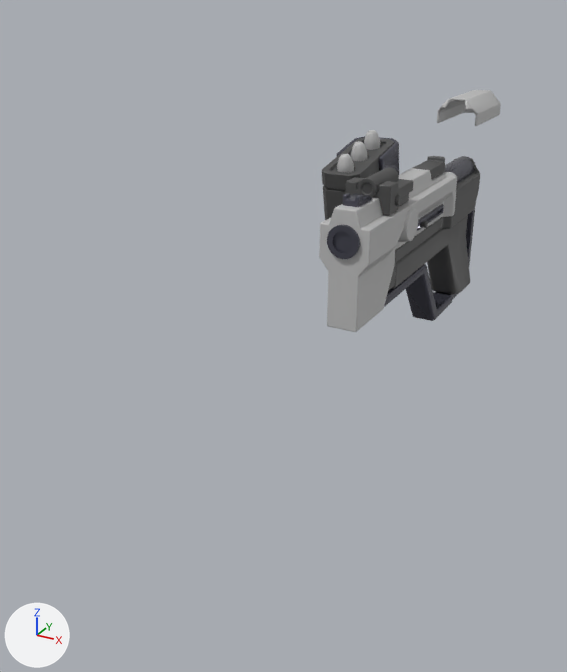
Before and after pictures for a commit that changed the glTF model assets/3D Models/Gun/Gun.glb.
Both versions are drawn from a camera (50 mm lens) standing at (6.18, -17.52, 5.66) and looking at (-1.17, -4.16, -1.02). The axes (+X, +Y, +Z) are drawn at lower left. The lights are the same throughout. Where no turn or scale is listed for an object, it has been applied to the vertices.
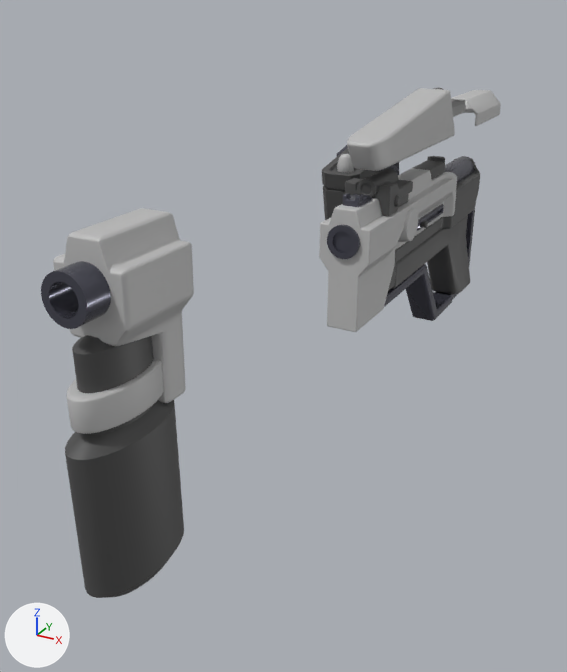
What changed in the scene script:
```text
Add me_cylinder_008:
    me_cylinder_008.from_pydata(...)  # 128 vertices, 256 faces; spans x -0.343..0.343, y -9.777..-9.305, z -0.321..0.365
    me_cylinder_008.materials.append(mat_metal_001)  # dark grey #585864
Add me_cylinder_007:
    me_cylinder_007.from_pydata(...)  # 576 vertices, 1148 faces; spans x -0.46..0.46, y -0.98..0.98, z -1.28..2.48
    # faces by material slot: [444, 704]
    me_cylinder_007.materials.append(mat_dark_grey)  # dark grey #4b4b4b
    me_cylinder_007.materials.append(mat_light_grey_001)  # grey #bdbdbd
Add me_cube_011:
    me_cube_011.from_pydata(...)  # 412 vertices, 820 faces; spans x -0.55..0.55, y -9.44..-8.03, z -1.18..1.37
    me_cube_011.materials.append(mat_light_grey)  # grey #bdbdbd
Add me_cube_012:
    me_cube_012.from_pydata(...)  # 284 vertices, 564 faces; spans x -0.41..0.41, y -2.93..2.1, z 0.03..1.22
    me_cube_012.materials.append(mat_light_grey)  # grey #bdbdbd
Add ob_cylinder_008:
    ob_cylinder_008 = bpy.data.objects.new('Cylinder.008', me_cylinder_008)
    ob_cylinder_008.location = (0.0, -1.66, 2.44)
Add ob_cylinder_007:
    ob_cylinder_007 = bpy.data.objects.new('Cylinder.007', me_cylinder_007)
    ob_cylinder_007.location = (0.0, -10.64, -0.61)
Add ob_cube_011:
    ob_cube_011 = bpy.data.objects.new('Cube.011', me_cube_011)
    ob_cube_011.location = (0.0, -1.6, 1.74)
Add ob_cube_012:
    ob_cube_012 = bpy.data.objects.new('Cube.012', me_cube_012)
    ob_cube_012.location = (0.0, -0.31, 2.34)
```

Boxes [x1, y1, x2, y2] around the edits, measured in the pictures (567 x 672 px):
'Cylinder.007', added: after [65, 335, 184, 598]
    faces in mat_dark_grey (dark grey #4b4b4b): [65, 335, 184, 598]
    faces in mat_light_grey_001 (grey #bdbdbd): [66, 358, 164, 434]
'Cube.011', added: after [53, 208, 194, 403]
'Cube.012', added: after [347, 88, 455, 171]
'Cylinder.008', added: after [41, 261, 111, 329]
